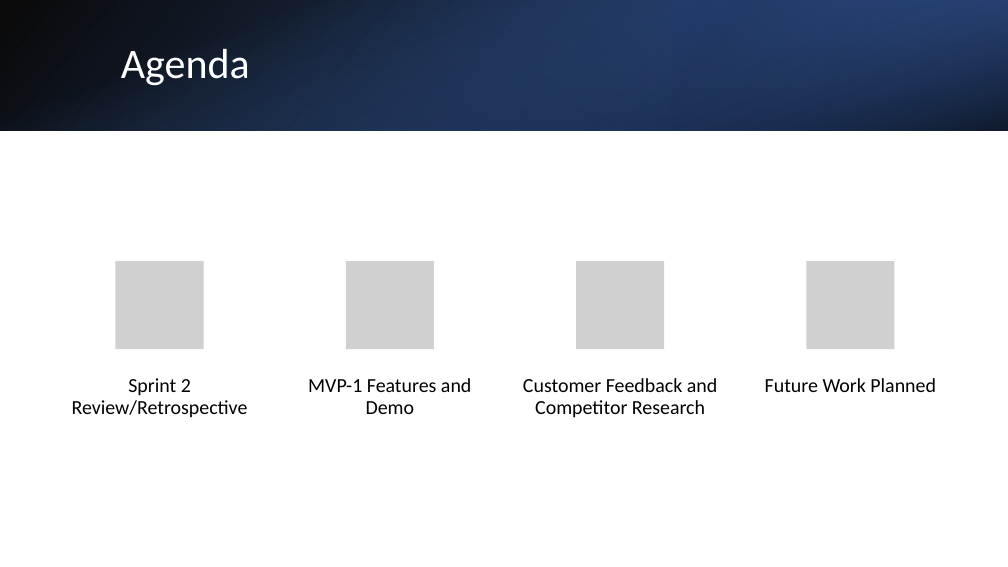
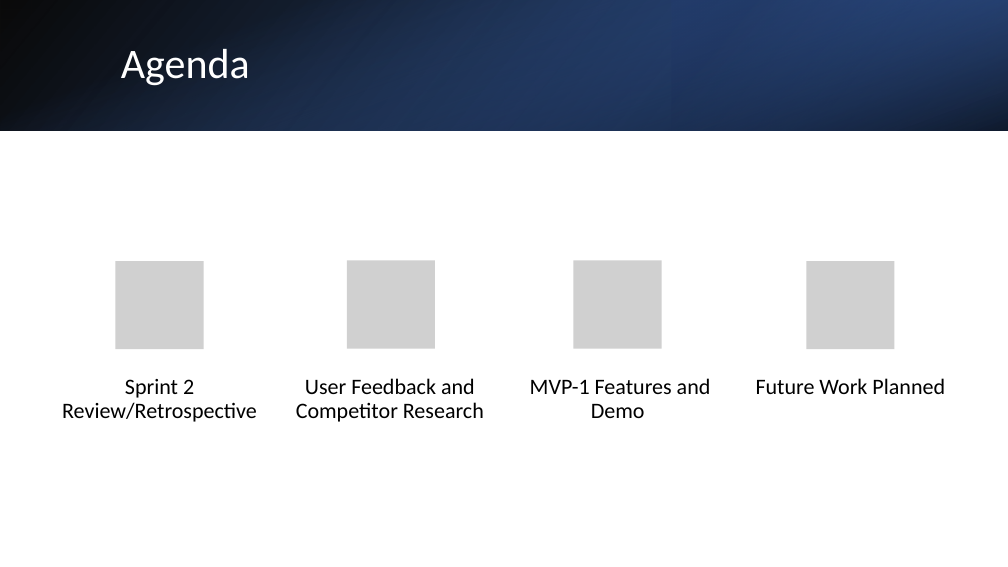
Before and after one commit to SeanMcCrossanTUD/TUD-Group-Project, a slide deck: slide 2 of Project supporting Artifacts/Friday Presentations/presentation_sprint_3.pptx. Drawn at 1008x567 pixels with LibreOffice and Linux fonts; fonts in the diff are those of the drawing; grey boxes stand for pictures. Boxes give left, top, right and bottom in pixels: in the first picture for what was removed or moved away, otherwise in the second. Text is boxed around its words. In the diff, an @@ line names an element or a change of style, - is before the commit and + after.

```diff
--- a/Project supporting Artifacts/Friday Presentations/presentation_sprint_3.pptx
+++ b/Project supporting Artifacts/Friday Presentations/presentation_sprint_3.pptx
@@ text at <box>296,378,484,422</box>: text changed; size 19 to 21 pt @@
-Customer Feedback and Competitor Research
+User Feedback and Competitor Research
@@ size 19 to 21 pt in 3 elements at <box>62,379,257,422</box>, <box>756,378,945,394</box>, <box>530,378,711,418</box> @@
@@ text "MVP-1 Features and Demo": place and size @@
-text "MVP-1 Features and Demo" at <box>308,378,471,414</box>
+text "MVP-1 Features and Demo" at <box>530,378,711,418</box>
```
Also in this commit, not shown: 2 other slides changed, 10 other files.
